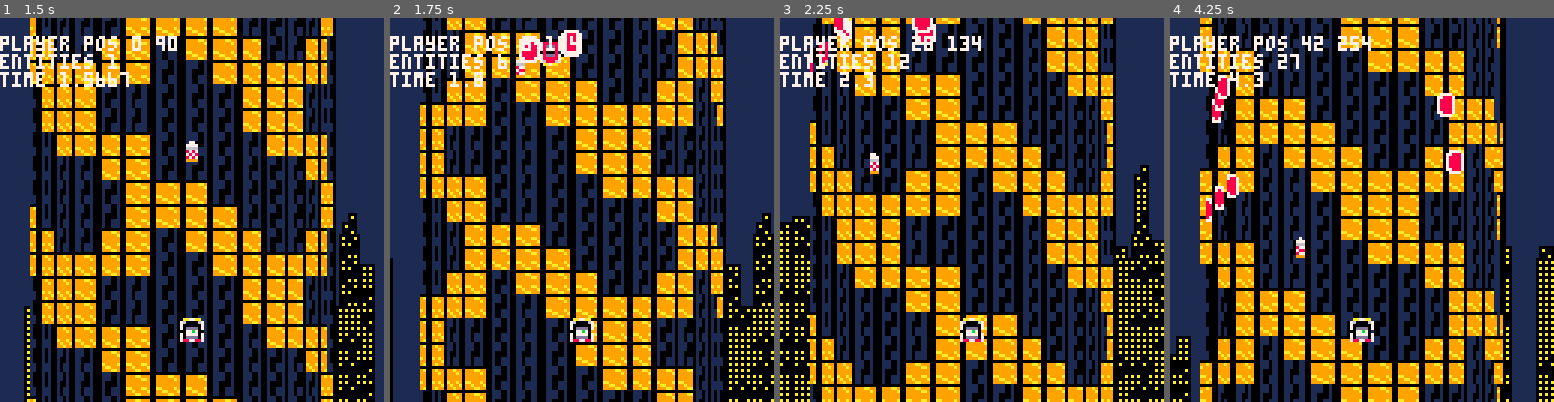
Above: before the commit, frames 1-4 (left to right).
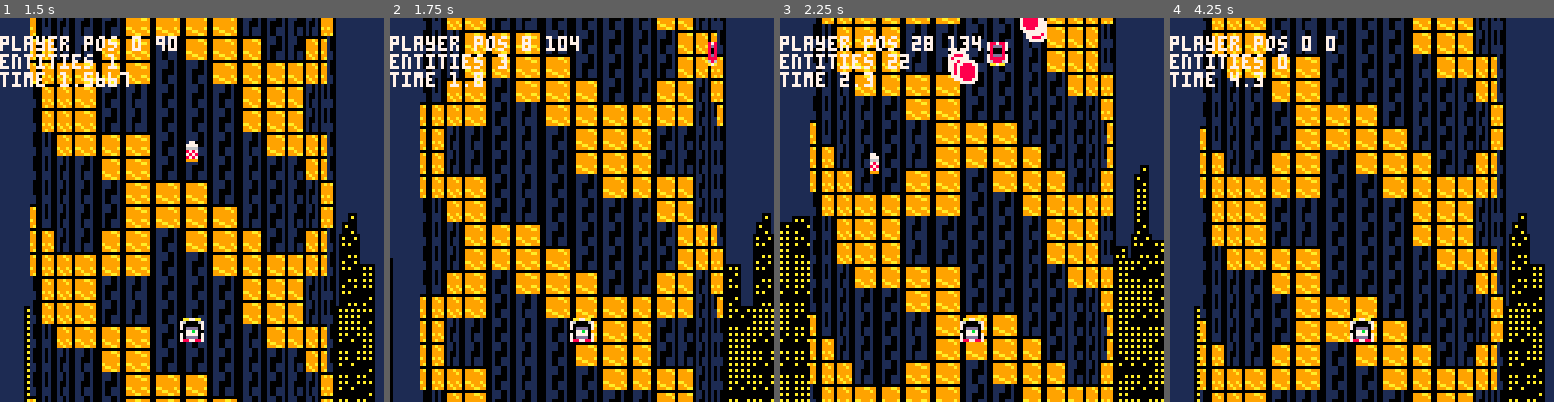
Above: after the commit, the same moments.

Repository: totobono4/microtower
Game: PICO-8 cartridge microtower.p8
Two runs of this game, one before a commit and one after it. Both use one fixed random seed, a clock stepped at 60 frames per second and the inputs below.
Inputs:
- Up to frame 1 (1.5 s): tap X (X key) at 0.33, 1.07 s
- Up to frame 2 (1.75 s): hold Right from 1.6 s (still down)
- Up to frame 3 (2.25 s): tap X (X key) at 1.85 s; release Right at 2.1 s
- Up to frame 4 (4.25 s): hold Right 2.47-3.03 s; tap X (X key) at 2.97, 4.08 s; hold Left 3.08-3.58 s; hold Right from 4.02 s (still down)

Frame 1 is identical in both runs. In frame 2, 1.1% of the frame differs, in the area x 28-86%, y 3-15%; in frame 3, 1.9%; in frame 4, 59%, in the area x 0-100%, y 0-100%.

Commit message:
enemy spawn position

Diff:
--- a/microtower.p8
+++ b/microtower.p8
@@ -77,6 +77,7 @@
 p_ids={
 	rocket=1,
 	bullet=2,
+	trishooter=3,
 }
 
 p_dat={
@@ -88,7 +89,7 @@
 			if e==self then
 				goto skiprocketcollide
 			end
-			if e.id!=e_ids.enemy then
+			if not e.killable then
 				goto skiprocketcollide
 			end
 			if self.xmin<e.xmax and
@@ -110,13 +111,24 @@
 
 		local y=cos(self.dir+self.rot)*speed.y
 		local x=sin(self.dir+self.rot)
-		if y>-.2 and y<.2 then
+		if y>-.5 and y<.5 then
 			del(tower.e,self)
 		end
 
 		self.y+=y
 		self.x+=x
 	end,
+	[p_ids.trishooter]=function(self)
+		if game_time-self.b_last>=self.b_cd then
+			self.b_last=game_time
+			spawn_bullet(self,.25,.20)
+			spawn_bullet(self,.27,.20)
+			spawn_bullet(self,.29,.20)
+			spawn_bullet(self,.75,.20)
+			spawn_bullet(self,.77,.20)
+			spawn_bullet(self,.79,.20)
+		end
+	end
 }
 
 e_dat={
@@ -133,6 +145,7 @@
 		xmax=0,
 		ymin=0,
 		ymax=0,
+		killable=false,
 	},
 	[e_ids.bullet]={
 		s={
@@ -145,6 +158,7 @@
 		pattern=p_dat[p_ids.bullet],
 		dir=0,
 		rot=0,
+		killable=false,
 	},
 	[e_ids.enemy]={
 		s={
@@ -154,20 +168,11 @@
 			h=8,
 		},
 		attached=false,
-		pattern=function(self)
-			if game_time-self.b_last>=self.b_cd then
-				self.b_last=game_time
-				spawn_bullet(self,.25,.20)
-				spawn_bullet(self,.27,.20)
-				spawn_bullet(self,.29,.20)
-				spawn_bullet(self,.75,.20)
-				spawn_bullet(self,.77,.20)
-				spawn_bullet(self,.79,.20)
-			end
-		end,
+		pattern=p_dat[p_ids.trishooter],
 		spwn_t=0,
 		b_cd=.4,
 		b_last=-99,
+		killable=true,
 	},
 }
 
@@ -220,7 +225,10 @@
 		e={},
 		s={
 			[100]=function()
-				spawn_enemy()
+				spawn_enemy(0,90)
+				spawn_enemy(32,90)
+				spawn_enemy(64,90)
+				spawn_enemy(92,90)
 			end
 		},
 	}
@@ -258,6 +266,8 @@
 
 		x=e.x,
 		y=e.y,
+
+		killable=e_dat[e.id].killable,
 	}
 end
 
@@ -289,7 +299,7 @@
 function move(mv)
 	tower.p.x+=mv.x*speed.x
 	tower.p.x%=256
-	tower.p.y+=1*speed.y
+	tower.p.y+=(1*speed.y)
 end
 
 function hit()
@@ -321,12 +331,12 @@
 	}))
 end
 
-function spawn_enemy()
+function spawn_enemy(x,y)
 	local p=tower.p
 	local enemy=new_entity({
 		id=e_ids.enemy,
-		x=p.x,
-		y=p.y+90,
+		x=x,
+		y=p.y+y,
 	})
 	update_collider(enemy)
 	add(tower.e,enemy)
@@ -430,6 +440,7 @@
 function update_inputs()
 	local mv = {
 		x=0,
+		y=0,
 	}
 
 	if btn(⬅️) then
